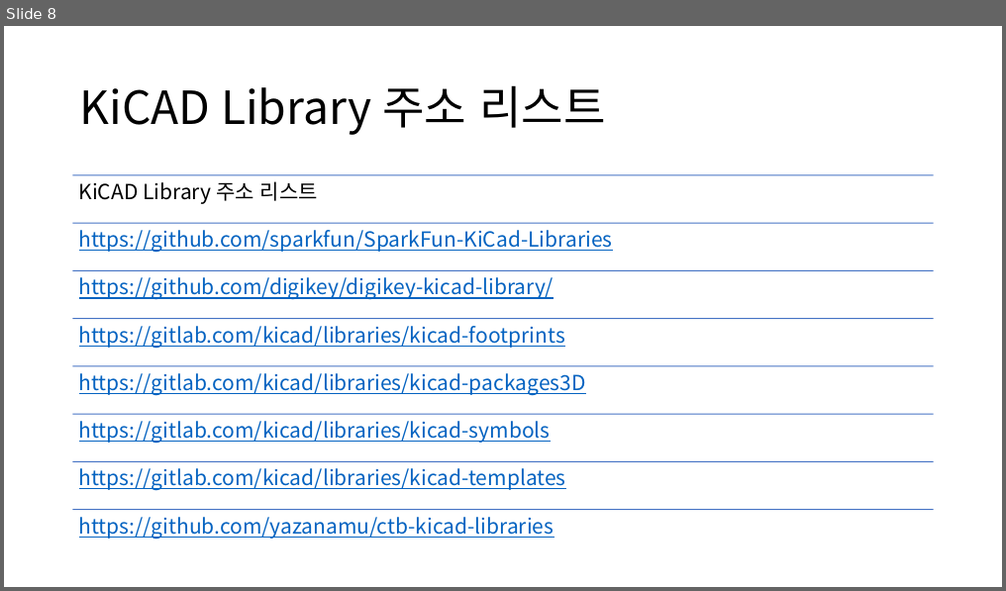
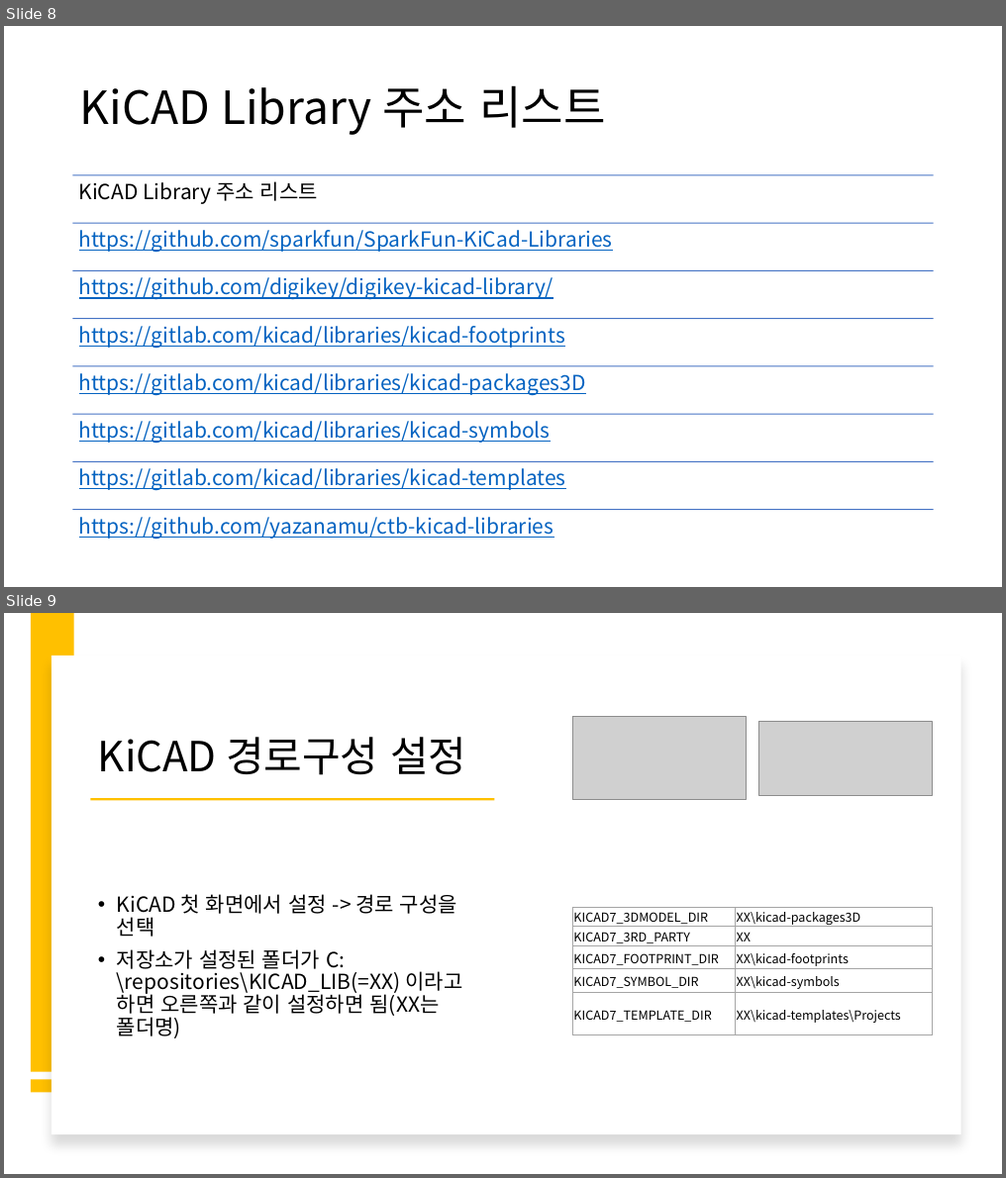
Before and after one commit to yazanamu/ctb-kicad-libraries, a slide deck: KiCAD사용법.pptx. Shown one above the other, each under a label of ours: slide 8 before the commit, slides 8 and 9 after it. The pictures are 1006x591 and 1006x1178 pixels, drawn with LibreOffice and Linux fonts; fonts in the diff are those of the drawing; grey boxes stand for pictures. Boxes give left, top, right and bottom in pixels: in the first picture for what was removed or moved away, otherwise in the second. Text is boxed around its words. In the diff, an @@ line names an element or a change of style, - is before the commit and + after.

Commit message:
Updated.

```diff
--- a/KiCAD사용법.pptx
+++ b/KiCAD사용법.pptx
@@ slide 9 added at [4, 613, 1002, 1174], background #FFFFFF @@
@@ rectangle added at [31, 613, 74, 1072], fill #FFC000 @@
@@ rectangle added at [52, 656, 960, 1136], fill #FFFFFF @@
@@ picture added at [573, 716, 746, 799] @@
@@ picture added at [759, 721, 933, 796] @@
@@ title added at [98, 737, 466, 775], 40 pt, text #000000 @@
+KiCAD 경로구성 설정
@@ rectangle added at [90, 799, 494, 801], fill #FFC000 @@
@@ text added at [117, 894, 462, 1039], 20 pt, text #000000 @@
+• KiCAD 첫 화면에서 설정 -> 경로 구성을 선택
+• 저장소가 설정된 폴더가 C:\repositories\KICAD_LIB(=XX) 이라고 하면 오른쪽과 같이 설정하면 됨(XX는 폴더명)
@@ table added at [573, 907, 933, 1031], 5 rows, 2 columns @@
+KICAD7_3DMODEL_DIR | XX\kicad-packages3D
+KICAD7_3RD_PARTY | XX
+KICAD7_FOOTPRINT_DIR | XX\kicad-footprints
+KICAD7_SYMBOL_DIR | XX\kicad-symbols
+KICAD7_TEMPLATE_DIR | XX\kicad-templates\Projects
@@ rectangle added at [31, 1079, 74, 1092], fill #FFC000 @@
```
